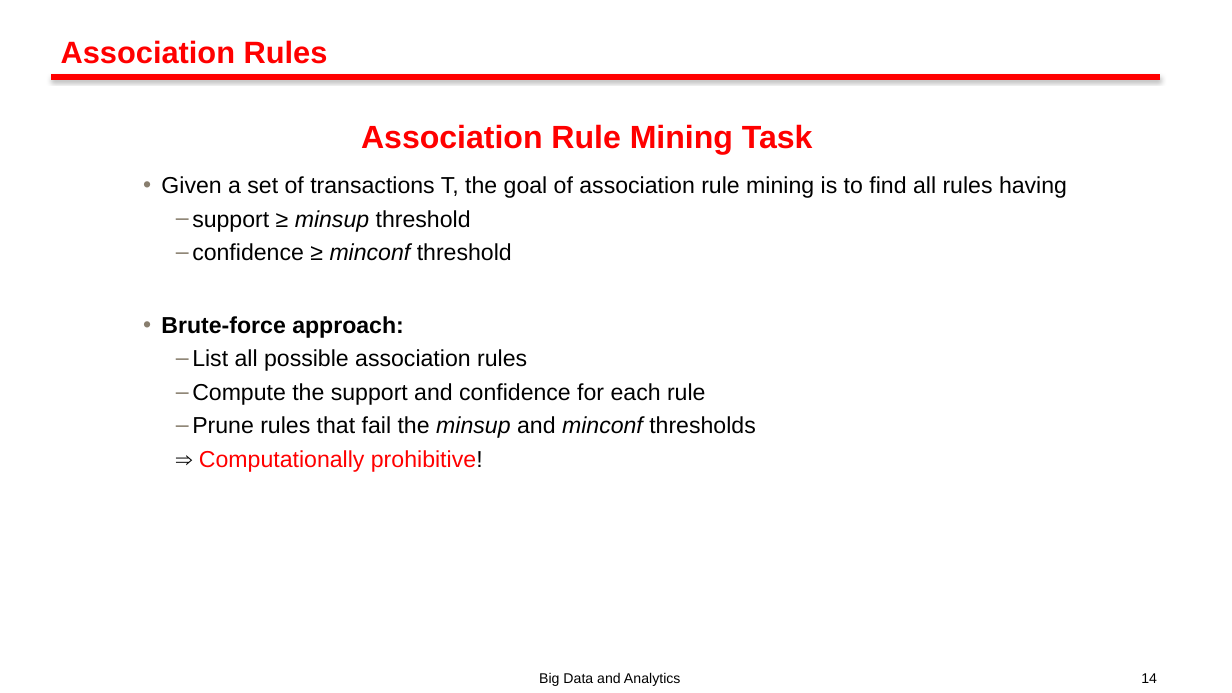
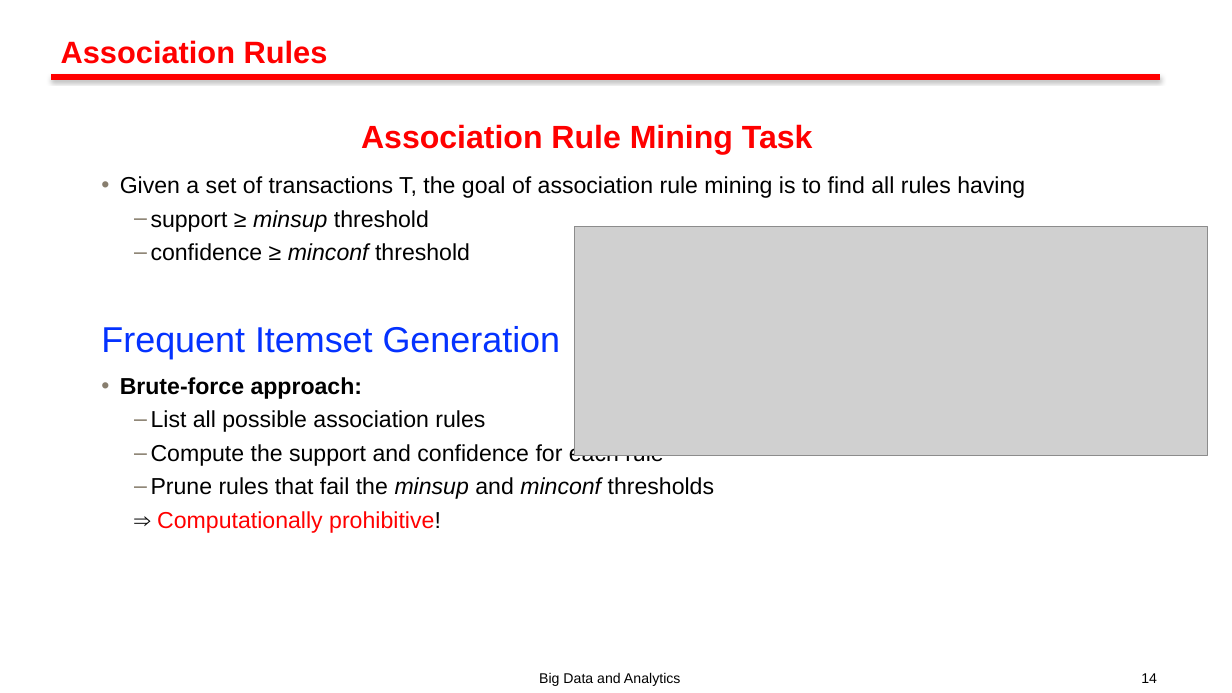
Before and after one commit to yubarajkafle/Course-materials-for-BDA601-Big-Data-Analytics-Torrens-University-, a slide deck: slide 14 of Lecture Slides/S10.pptx. Drawn at 1232x693 pixels with LibreOffice and Linux fonts; fonts in the diff are those of the drawing; grey boxes stand for pictures; background and template pictures are left out. Boxes give left, top, right and bottom in pixels: in the first picture for what was removed or moved away, otherwise in the second. Text is boxed around its words. In the diff, an @@ line names an element or a change of style, - is before the commit and + after.

```diff
--- a/Lecture Slides/S10.pptx
+++ b/Lecture Slides/S10.pptx
@@ text "Given a set of transactions ...": place and size @@
-text "Given a set of transactions ..." at box(161, 176, 1067, 472)
+text "Given a set of transactions ..." at box(101, 176, 1025, 533)
@@ picture added at box(575, 226, 1208, 457) @@
@@ text at box(101, 326, 561, 359): paragraph added @@
+Frequent Itemset Generation
```
Also in this commit, not shown: 4 other slides changed, 1 slide added, 2 other files.
